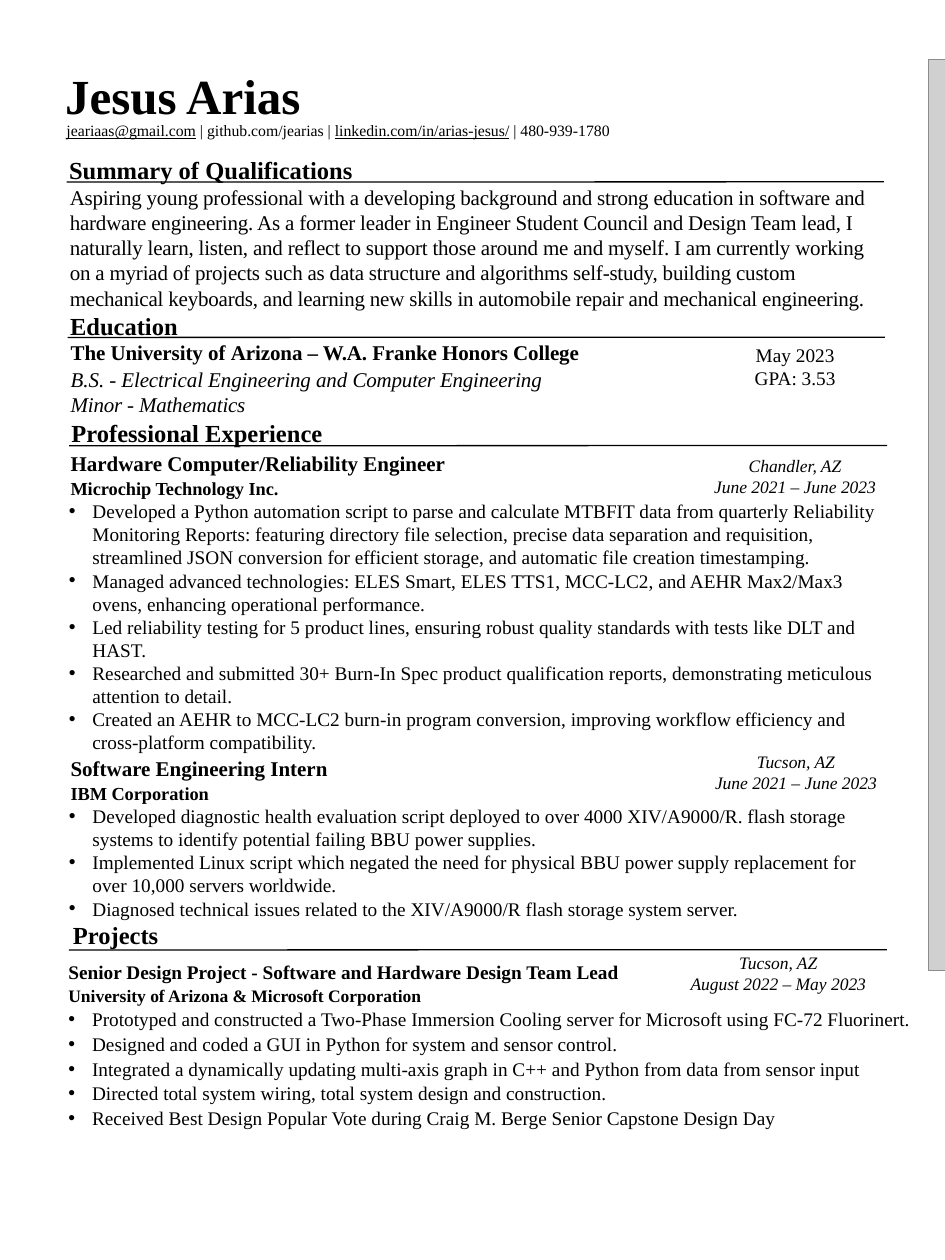
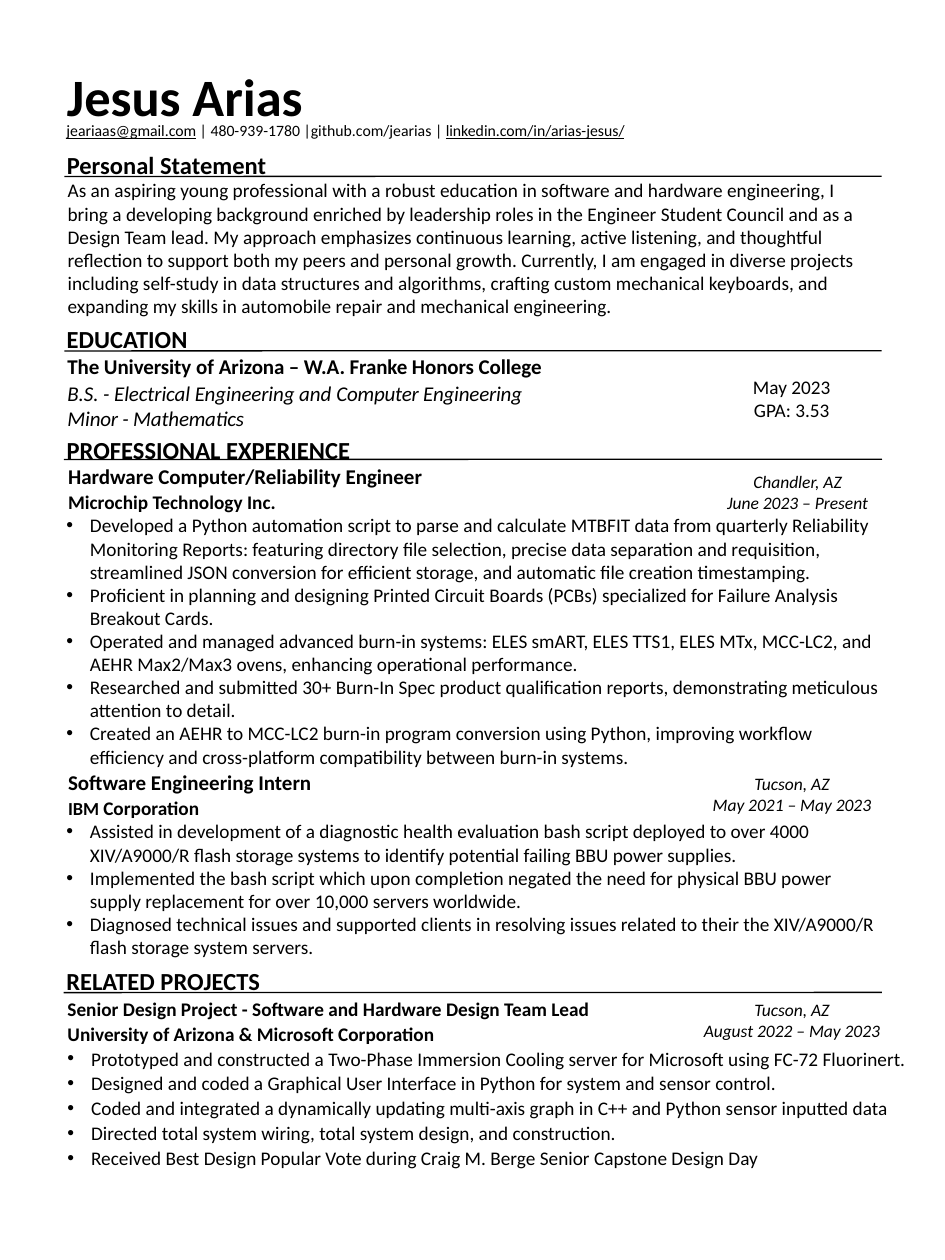
Before and after one commit to jeariaas/My-Resume, a slide deck: slide 1 of Jesus Arias - Resume.pptx. Drawn at 945x1260 pixels with LibreOffice and Linux fonts; fonts in the diff are those of the drawing; grey boxes stand for pictures. Boxes give left, top, right and bottom in pixels: in the first picture for what was removed or moved away, otherwise in the second. Text is boxed around its words. In the diff, an @@ line names an element or a change of style, - is before the commit and + after.

```diff
--- a/Jesus Arias - Resume.pptx
+++ b/Jesus Arias - Resume.pptx
@@ text "Jesus Arias" at <box>67,79,302,128</box>: size 28 to 30 pt, font Times New Roman to Calibri @@
@@ picture removed at <box>929,59,945,970</box> @@
@@ title at <box>66,124,625,139</box>: text changed; font Times New Roman to Calibri @@
-jeariaas@gmail.com | github.com/jearias | linkedin.com/in/arias-jesus/ | 480-939-1780
+jeariaas@gmail.com | 480-939-1780 |github.com/jearias | linkedin.com/in/arias-jesus/
@@ line moved from (67, 181) - (885, 181) to (64, 176) - (882, 176) @@
@@ text at <box>67,156,266,177</box>: text changed; font Times New Roman to Calibri @@
-Summary of Qualifications
+Personal Statement
@@ text at <box>68,183,853,317</box>: text changed; size 12 to 11 pt; font Times New Roman to Calibri @@
-Aspiring young professional with a developing background and strong education in software and hardware engineering. As a former leader in Engineer Student Council and Design Team lead, I naturally learn, listen, and reflect to support those around me and myself. I am currently working on a myriad of projects such as data structure and algorithms self-study, building custom mechanical keyboards, and learning new skills in automobile repair and mechanical engineering.
+As an aspiring young professional with a robust education in software and hardware engineering, I bring a developing background enriched by leadership roles in the Engineer Student Council and as a Design Team lead. My approach emphasizes continuous learning, active listening, and thoughtful reflection to support both my peers and personal growth. Currently, I am engaged in diverse projects including self-study in data structures and algorithms, crafting custom mechanical keyboards, and expanding my skills in automobile repair and mechanical engineering.
@@ text "The University of Arizona – ...": place and size @@
-text "The University of Arizona – ..." at <box>71,345,579,413</box>
+text "The University of Arizona – ..." at <box>67,359,542,426</box>
@@ line moved from (68, 338) - (885, 338) to (64, 352) - (882, 350) @@
@@ text at <box>67,332,188,352</box>: text changed; font Times New Roman to Calibri @@
-Education
+EDUCATION
@@ text "May 2023": place and size @@
-text "May 2023" at <box>755,349,836,386</box>
+text "May 2023" at <box>753,381,830,417</box>
@@ text at <box>67,443,350,460</box>: text changed; font Times New Roman to Calibri @@
-Professional Experience
+PROFESSIONAL EXPERIENCE
@@ line moved from (69, 446) - (887, 446) to (64, 460) - (882, 460) @@
@@ text "Hardware Computer/Reliability Engineer": place and size @@
-text "Hardware Computer/Reliability Engineer" at <box>71,456,874,920</box>
+text "Hardware Computer/Reliability Engineer" at <box>68,469,878,958</box>
@@ text at <box>68,469,878,818</box>: font Times New Roman to Calibri in "Hardware Computer/Reliability Engineer", "Microchip Technology Inc.", "Developed a Python automation script to parse ...", "Researched and submitted 30+ Burn-In Spec product ..." and 2 more places; size 10.5 to 11 pt in "Microchip Technology Inc.", "Corporation" @@
@@ text "Chandler, AZ": place and size @@
-text "Chandler, AZ" at <box>714,460,876,494</box>
+text "Chandler, AZ" at <box>727,476,868,509</box>
@@ text at <box>753,476,841,490</box>: font Times New Roman to Calibri in "Chandler, AZ" @@
@@ text at <box>727,497,868,509</box>: text changed; font Times New Roman to Calibri @@
-June 2021 – June 2023
+June 2023 – Present
@@ text at <box>90,588,871,675</box>: text changed; font Times New Roman to Calibri @@
-• Managed advanced technologies: ELES Smart, ELES TTS1, MCC-LC2, and AEHR Max2/Max3 ovens, enhancing operational performance.
-• Led reliability testing for 5 product lines, ensuring robust quality standards with tests like DLT and HAST.
+• Proficient in planning and designing Printed Circuit Boards (PCBs) specialized for Failure Analysis Breakout Cards.
+• Operated and managed advanced burn-in systems: ELES smART, ELES TTS1, ELES MTx, MCC-LC2, and AEHR Max2/Max3 ovens, enhancing operational performance.
@@ text at <box>90,726,812,767</box>: text changed; font Times New Roman to Calibri @@
-• Created an AEHR to MCC-LC2 burn-in program conversion, improving workflow efficiency and cross-platform compatibility.
+• Created an AEHR to MCC-LC2 burn-in program conversion using Python, improving workflow efficiency and cross-platform compatibility between burn-in systems.
@@ text "Tucson, AZ": place and size @@
-text "Tucson, AZ" at <box>715,756,877,789</box>
+text "Tucson, AZ" at <box>713,778,871,814</box>
@@ text at <box>754,778,829,792</box>: font Times New Roman to Calibri in "Tucson, AZ" @@
@@ text at <box>713,799,871,814</box>: text changed; font Times New Roman to Calibri @@
-June 2021 – June 2023
+May 2021 – May 2023
@@ text at <box>90,824,874,958</box>: text changed; font Times New Roman to Calibri @@
-• Developed diagnostic health evaluation script deployed to over 4000 XIV/A9000/R. flash storage systems to identify potential failing BBU power supplies.
-• Implemented Linux script which negated the need for physical BBU power supply replacement for over 10,000 servers worldwide.
-• Diagnosed technical issues related to the XIV/A9000/R flash storage system server.
+• Assisted in development of a diagnostic health evaluation bash script deployed to over 4000 XIV/A9000/R flash storage systems to identify potential failing BBU power supplies.
+• Implemented the bash script which upon completion negated the need for physical BBU power supply replacement for over 10,000 servers worldwide.
+• Diagnosed technical issues and supported clients in resolving issues related to their the XIV/A9000/R flash storage system servers.
@@ text at <box>66,974,259,994</box>: text changed; font Times New Roman to Calibri @@
-Projects
+RELATED PROJECTS
@@ text "Senior Design Project - Software ...": place and size @@
-text "Senior Design Project - Software ..." at <box>68,965,909,1129</box>
+text "Senior Design Project - Software ..." at <box>67,1002,905,1169</box>
@@ line moved from (69, 950) - (887, 950) to (64, 993) - (882, 993) @@
@@ text at <box>67,1002,905,1169</box>: font Times New Roman to Calibri in "Senior Design Project - Software and Hardware ...", "University of Arizona & Microsoft Corporation", "Prototyped and constructed a Two-Phase Immersion Cooling ...", "Received Best Design Popular Vote during Craig ..."; size 10 to 11 pt in "University of Arizona & Microsoft Corporation" @@
@@ font Times New Roman to Calibri in 3 elements at <box>67,359,542,426</box>, <box>753,381,830,417</box>, <box>704,1004,880,1040</box> @@
@@ text "Tucson, AZ": place and size @@
-text "Tucson, AZ" at <box>691,957,866,994</box>
+text "Tucson, AZ" at <box>704,1004,880,1040</box>
@@ text at <box>91,1076,888,1144</box>: text changed; font Times New Roman to Calibri @@
-• Designed and coded a GUI in Python for system and sensor control.
-• Integrated a dynamically updating multi-axis graph in C++ and Python from data from sensor input
-• Directed total system wiring, total system design and construction.
+• Designed and coded a Graphical User Interface in Python for system and sensor control.
+• Coded and integrated a dynamically updating multi-axis graph in C++ and Python sensor inputted data
+• Directed total system wiring, total system design, and construction.
```
Also in this commit, not shown: 1 slide removed, 1 other file.
